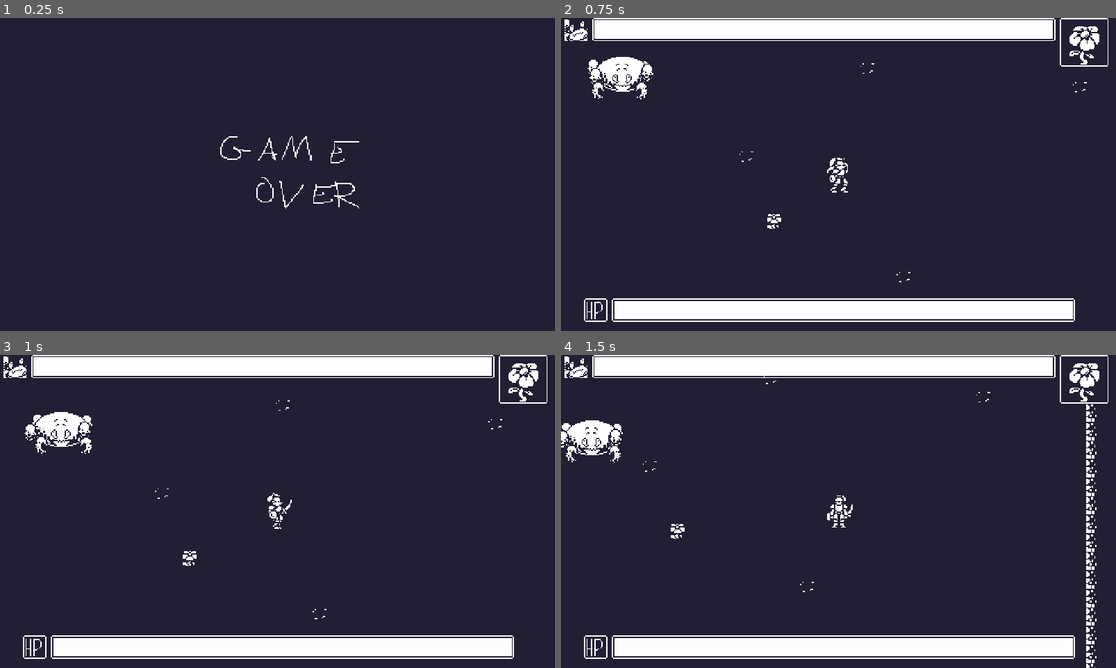
Above: before the commit, frames 1-4 (two rows, left to right).
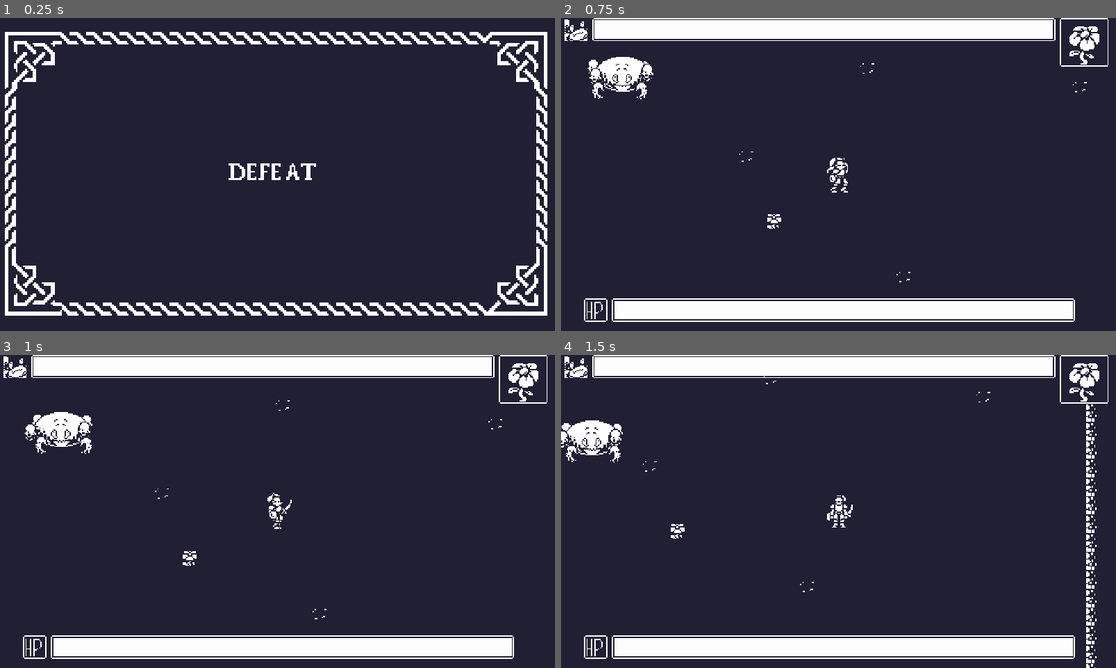
Above: after the commit, the same moments.

Repository: singulay/crabcake
Game: Godot game, scene res://gameover.tscn
Two runs of this game, one before a commit and one after it. Both use one fixed random seed, a clock stepped at 60 frames per second and the inputs below. This scene is started directly instead of the project's main scene.
Inputs:
- Up to frame 1 (0.25 s): no input
- Up to frame 2 (0.75 s): tap Enter at 0.5 s; hold Right (ui_right) from 0.53 s (still down); hold J (attack) from 0.53 s (still down)
- Up to frame 3 (1 s): keep holding Right (ui_right); keep holding J (attack); tap K (block) at 0.8 s
- Up to frame 4 (1.5 s): release Right (ui_right) at 1.28 s; release J (attack) at 1.28 s; hold Down (ui_down) from 1.28 s (still down); tap K (block) at 1.35 s

The runs differ from the first frame. In frame 1, 7.8% of the frame differs, in the area x 0-99%, y 4-96%; in frame 2, nothing differs; in frame 3, nothing differs; in frame 4, nothing differs.

Commit message:
Finished.

Diff:
--- a/Level/Level.tscn
+++ b/Level/Level.tscn
@@ -16,7 +16,6 @@
 [ext_resource path="res://sprites/flower_frame.png" type="Texture" id=14]
 [ext_resource path="res://Level/heal.gd" type="Script" id=15]
 [ext_resource path="res://sfx/346116__lulyc__retro-game-heal-sound.wav" type="AudioStream" id=16]
-[ext_resource path="res://Level/flower2.gd" type="Script" id=17]
 [ext_resource path="res://sfx/382310__myfox14__game-over-arcade.wav" type="AudioStream" id=18]
 [ext_resource path="res://sprites/dirt.png" type="Texture" id=19]
 [ext_resource path="res://objects/Wall_left.tscn" type="PackedScene" id=20]
@@ -133,7 +132,6 @@
 
 [node name="flower2" type="AudioStreamPlayer" parent="."]
 stream = ExtResource( 18 )
-script = ExtResource( 17 )
 
 [node name="potiontimer" type="Timer" parent="."]
 wait_time = 5.0
@@ -809,13 +807,12 @@
 [connection signal="player_death" from="player" to="." method="_on_player_player_death"]
 [connection signal="screen_shake" from="player" to="Camera2D" method="_on_player_screen_shake"]
 [connection signal="crab_death" from="crab" to="." method="_on_crab_crab_death"]
+[connection signal="heavy_attack" from="crab" to="flower" method="_on_crab_heavy_attack"]
 [connection signal="heavy_attack" from="crab" to="player" method="_on_crab_heavy_attack"]
-[connection signal="heavy_attack" from="crab" to="flower" method="_on_crab_heavy_attack"]
 [connection signal="screen_shake" from="crab" to="Camera2D" method="_on_crab_screen_shake"]
+[connection signal="spawn_attack" from="crab" to="flower" method="_on_crab_spawn_attack"]
 [connection signal="spawn_attack" from="crab" to="player" method="_on_crab_spawn_attack"]
-[connection signal="spawn_attack" from="crab" to="flower" method="_on_crab_spawn_attack"]
 [connection signal="flower_death" from="flower" to="." method="_on_flower_flower_death"]
-[connection signal="flower_death" from="flower" to="flower2" method="_on_flower_flower_death"]
 [connection signal="timeout" from="potiontimer" to="." method="_on_potiontimer_timeout"]
 [connection signal="timeout" from="gameover" to="." method="_on_gameover_timeout"]
 [connection signal="timeout" from="gamewin" to="." method="_on_gamewin_timeout"]
--- a/Level/flower2.gd
+++ /dev/null
@@ -1,5 +0,0 @@
-extends AudioStreamPlayer
-
-
-func _ready():
-	pass
--- a/game.gd
+++ b/game.gd
@@ -11,3 +11,5 @@
 func _input(event):
 	if event is InputEventKey and event.pressed:
 			get_tree().change_scene("res://Level/Level.tscn")
+	if event is InputEventJoypadButton and event.pressed:
+			get_tree().change_scene("res://Level/Level.tscn")
--- a/game.tscn
+++ b/game.tscn
@@ -1,10 +1,26 @@
 [gd_scene load_steps=3 format=2]
 
 [ext_resource path="res://game.gd" type="Script" id=1]
-[ext_resource path="res://main menu.tscn" type="PackedScene" id=2]
+[ext_resource path="res://title.png" type="Texture" id=3]
 
 [node name="game" type="Node2D"]
 pause_mode = 2
 script = ExtResource( 1 )
 
-[node name="MarginContainer" parent="." instance=ExtResource( 2 )]
+[node name="title" type="Sprite" parent="."]
+position = Vector2( 240, 140 )
+scale = Vector2( 1.6, 1.6 )
+texture = ExtResource( 3 )
+
+[node name="Label" type="Label" parent="."]
+margin_left = 39.5368
+margin_top = 114.771
+margin_right = 157.537
+margin_bottom = 179.771
+text = "WASD to move
+J to attack
+K to block
+Protect the flower!"
+__meta__ = {
+"_edit_use_anchors_": false
+}
--- a/gameover.gd
+++ b/gameover.gd
@@ -8,3 +8,5 @@
 func _input(event):
 	if event is InputEventKey and event.pressed:
 		get_tree().change_scene("res://game.tscn")
+	if event is InputEventJoypadButton and event.pressed:
+			get_tree().change_scene("res://Level/Level.tscn")
--- a/gameover.tscn
+++ b/gameover.tscn
@@ -1,8 +1,9 @@
-[gd_scene load_steps=4 format=2]
+[gd_scene load_steps=5 format=2]
 
 [ext_resource path="res://sprites/gameover.png" type="Texture" id=1]
 [ext_resource path="res://gameover.gd" type="Script" id=2]
 [ext_resource path="res://sfx/394899__funwithsound__failure-2.wav" type="AudioStream" id=3]
+[ext_resource path="res://Sprite-0008.png" type="Texture" id=4]
 
 [node name="gameover" type="Node2D"]
 pause_mode = 2
@@ -16,3 +17,8 @@
 [node name="AudioStreamPlayer" type="AudioStreamPlayer" parent="."]
 stream = ExtResource( 3 )
 autoplay = true
+
+[node name="Sprite-0008" type="Sprite" parent="."]
+position = Vector2( 127.437, 87.3111 )
+scale = Vector2( 1.6, 1.6 )
+texture = ExtResource( 4 )
--- a/project.godot
+++ b/project.godot
@@ -63,6 +63,7 @@
 "events": [ Object(InputEventKey,"resource_local_to_scene":false,"resource_name":"","device":0,"alt":false,"shift":false,"control":false,"meta":false,"command":false,"pressed":false,"scancode":16777231,"unicode":0,"echo":false,"script":null)
 , Object(InputEventJoypadButton,"resource_local_to_scene":false,"resource_name":"","device":0,"button_index":14,"pressure":0.0,"pressed":false,"script":null)
 , Object(InputEventKey,"resource_local_to_scene":false,"resource_name":"","device":0,"alt":false,"shift":false,"control":false,"meta":false,"command":false,"pressed":false,"scancode":65,"unicode":0,"echo":false,"script":null)
+, Object(InputEventJoypadMotion,"resource_local_to_scene":false,"resource_name":"","device":0,"axis":0,"axis_value":-1.0,"script":null)
  ]
 }
 ui_right={
@@ -70,6 +71,7 @@
 "events": [ Object(InputEventKey,"resource_local_to_scene":false,"resource_name":"","device":0,"alt":false,"shift":false,"control":false,"meta":false,"command":false,"pressed":false,"scancode":16777233,"unicode":0,"echo":false,"script":null)
 , Object(InputEventJoypadButton,"resource_local_to_scene":false,"resource_name":"","device":0,"button_index":15,"pressure":0.0,"pressed":false,"script":null)
 , Object(InputEventKey,"resource_local_to_scene":false,"resource_name":"","device":0,"alt":false,"shift":false,"control":false,"meta":false,"command":false,"pressed":false,"scancode":68,"unicode":0,"echo":false,"script":null)
+, Object(InputEventJoypadMotion,"resource_local_to_scene":false,"resource_name":"","device":0,"axis":0,"axis_value":1.0,"script":null)
  ]
 }
 ui_up={
@@ -77,6 +79,7 @@
 "events": [ Object(InputEventKey,"resource_local_to_scene":false,"resource_name":"","device":0,"alt":false,"shift":false,"control":false,"meta":false,"command":false,"pressed":false,"scancode":16777232,"unicode":0,"echo":false,"script":null)
 , Object(InputEventJoypadButton,"resource_local_to_scene":false,"resource_name":"","device":0,"button_index":12,"pressure":0.0,"pressed":false,"script":null)
 , Object(InputEventKey,"resource_local_to_scene":false,"resource_name":"","device":0,"alt":false,"shift":false,"control":false,"meta":false,"command":false,"pressed":false,"scancode":87,"unicode":0,"echo":false,"script":null)
+, Object(InputEventJoypadMotion,"resource_local_to_scene":false,"resource_name":"","device":0,"axis":1,"axis_value":-1.0,"script":null)
  ]
 }
 ui_down={
@@ -84,16 +87,19 @@
 "events": [ Object(InputEventKey,"resource_local_to_scene":false,"resource_name":"","device":0,"alt":false,"shift":false,"control":false,"meta":false,"command":false,"pressed":false,"scancode":16777234,"unicode":0,"echo":false,"script":null)
 , Object(InputEventJoypadButton,"resource_local_to_scene":false,"resource_name":"","device":0,"button_index":13,"pressure":0.0,"pressed":false,"script":null)
 , Object(InputEventKey,"resource_local_to_scene":false,"resource_name":"","device":0,"alt":false,"shift":false,"control":false,"meta":false,"command":false,"pressed":false,"scancode":83,"unicode":0,"echo":false,"script":null)
+, Object(InputEventJoypadMotion,"resource_local_to_scene":false,"resource_name":"","device":0,"axis":1,"axis_value":1.0,"script":null)
  ]
 }
 attack={
 "deadzone": 0.5,
 "events": [ Object(InputEventKey,"resource_local_to_scene":false,"resource_name":"","device":0,"alt":false,"shift":false,"control":false,"meta":false,"command":false,"pressed":false,"scancode":74,"unicode":0,"echo":false,"script":null)
+, Object(InputEventJoypadButton,"resource_local_to_scene":false,"resource_name":"","device":0,"button_index":0,"pressure":0.0,"pressed":false,"script":null)
  ]
 }
 block={
 "deadzone": 0.5,
 "events": [ Object(InputEventKey,"resource_local_to_scene":false,"resource_name":"","device":0,"alt":false,"shift":false,"control":false,"meta":false,"command":false,"pressed":false,"scancode":75,"unicode":0,"echo":false,"script":null)
+, Object(InputEventJoypadButton,"resource_local_to_scene":false,"resource_name":"","device":0,"button_index":1,"pressure":0.0,"pressed":false,"script":null)
  ]
 }
 
--- a/win.gd
+++ b/win.gd
@@ -8,3 +8,5 @@
 func _input(event):
 	if event is InputEventKey and event.pressed:
 		get_tree().change_scene("res://game.tscn")
+	if event is InputEventJoypadButton and event.pressed:
+			get_tree().change_scene("res://Level/Level.tscn")
--- a/win.tscn
+++ b/win.tscn
@@ -1,8 +1,9 @@
-[gd_scene load_steps=4 format=2]
+[gd_scene load_steps=5 format=2]
 
 [ext_resource path="res://sprites/win.png" type="Texture" id=1]
 [ext_resource path="res://win.gd" type="Script" id=2]
 [ext_resource path="res://sfx/495005__evretro__win-video-game-sound.wav" type="AudioStream" id=3]
+[ext_resource path="res://Sprite-0007.png" type="Texture" id=4]
 
 [node name="win" type="Node2D"]
 pause_mode = 2
@@ -15,3 +16,8 @@
 [node name="AudioStreamPlayer" type="AudioStreamPlayer" parent="."]
 stream = ExtResource( 3 )
 autoplay = true
+
+[node name="Sprite-0007" type="Sprite" parent="."]
+position = Vector2( 240, 140 )
+scale = Vector2( 1.6, 1.6 )
+texture = ExtResource( 4 )
Not shown: 1 places in Level/Level.tscn that only renumber resources
Binary file added: Sprite-0007.png
Not shown, added: Sprite-0007.png.import
Binary file added: Sprite-0008.png
Not shown, added: Sprite-0008.png.import
Binary file added: title.png
